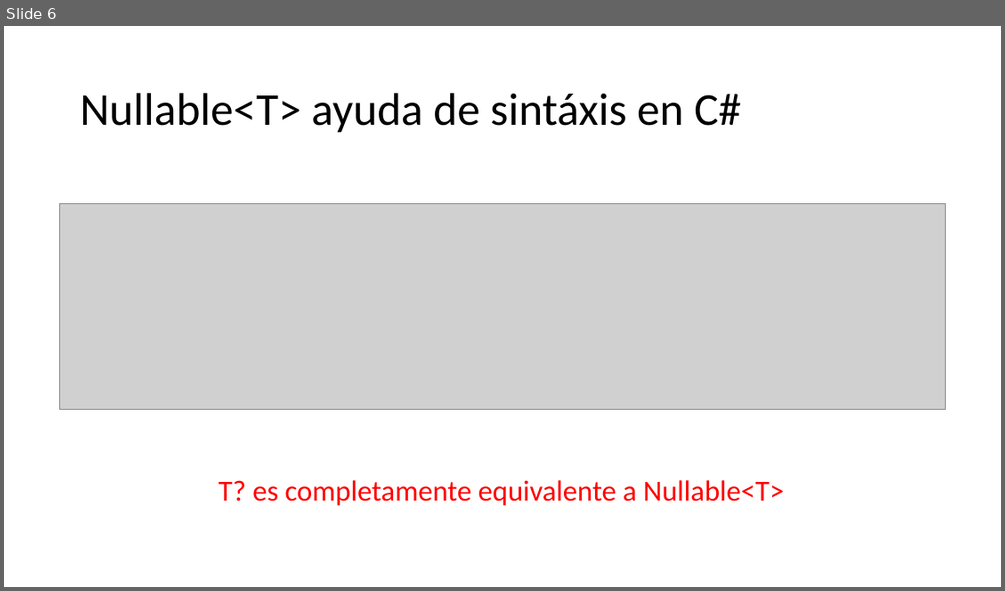
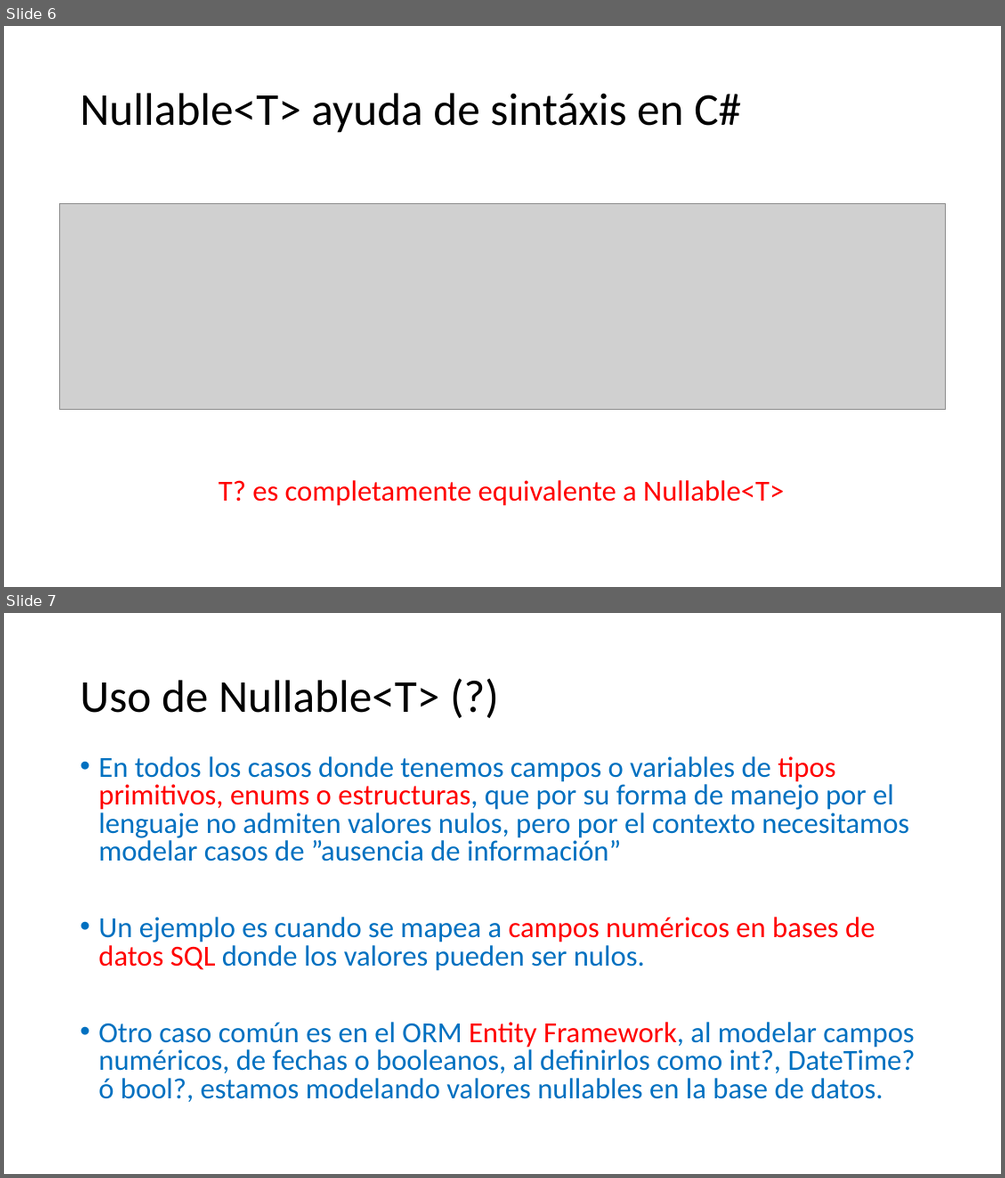
Before and after one commit to AlbertOsinaga/CursoNullable, a slide deck: Docs/Nullable.pptx. Shown one above the other, each under a label of ours: slide 6 before the commit, slides 6 and 7 after it. The pictures are 1005x591 and 1005x1178 pixels, drawn with LibreOffice and Linux fonts; fonts in the diff are those of the drawing; grey boxes stand for pictures. Boxes give left, top, right and bottom in pixels: in the first picture for what was removed or moved away, otherwise in the second. Text is boxed around its words. In the diff, an @@ line names an element or a change of style, - is before the commit and + after.

Commit message:
Cliente - Nullable equivalente uso de null y HasValue

```diff
--- a/Docs/Nullable.pptx
+++ b/Docs/Nullable.pptx
@@ slide 7 added at (4, 613, 1001, 1174), background #FFFFFF @@
@@ title added at (80, 680, 439, 713), 44 pt, text #000000 @@
+Uso de Nullable<T> (?)
@@ text added at (98, 756, 915, 1102), 28 pt, text #0070C0 @@
+• En todos los casos donde tenemos campos o variables de tipos primitivos, enums o estructuras, que por su forma de manejo por el lenguaje no admiten valores nulos, pero por el contexto necesitamos modelar casos de ”ausencia de información”
+• Un ejemplo es cuando se mapea a campos numéricos en bases de datos SQL donde los valores pueden ser nulos.
+• Otro caso común es en el ORM Entity Framework, al modelar campos numéricos, de fechas o booleanos, al definirlos como int?, DateTime? ó bool?, estamos modelando valores nullables en la base de datos.
```
Also in this commit, not shown: 3 other files.
